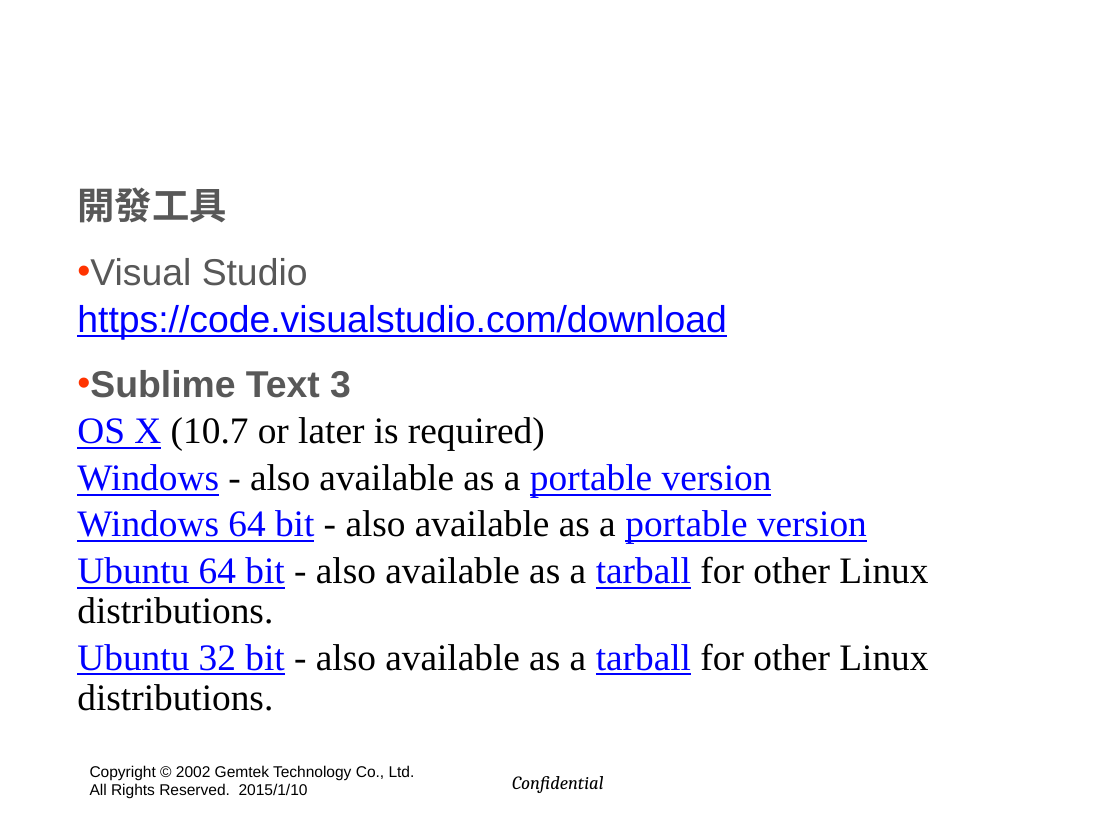
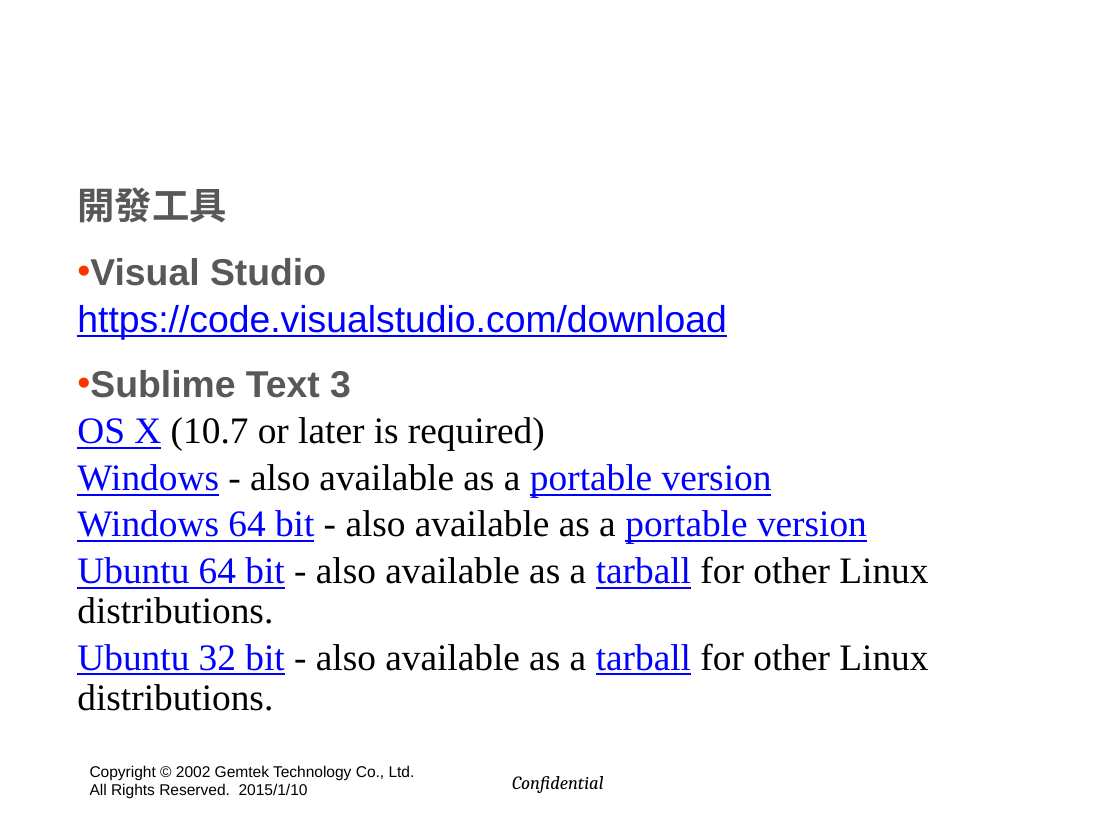
Before and after one commit to hyper570908/nodeDemo, a slide deck: slide 8 of doc/GIot_Session(win7).pptx (slide 7 before the commit). Drawn at 1120x840 pixels with LibreOffice and Linux fonts; fonts in the diff are those of the drawing; background and template pictures are left out. Boxes give left, top, right and bottom in pixels: in the first picture for what was removed or moved away, otherwise in the second. Text is boxed around its words. In the diff, an @@ line names an element or a change of style, - is before the commit and + after.

```diff
--- a/doc/GIot_Session(win7).pptx
+++ b/doc/GIot_Session(win7).pptx
@@ text at <box>77,258,726,339</box>: bold on in "Visual Studio" @@
```
Also in this commit, not shown: 16 other slides changed, 9 slides added, 4 slides removed, 27 other files.
